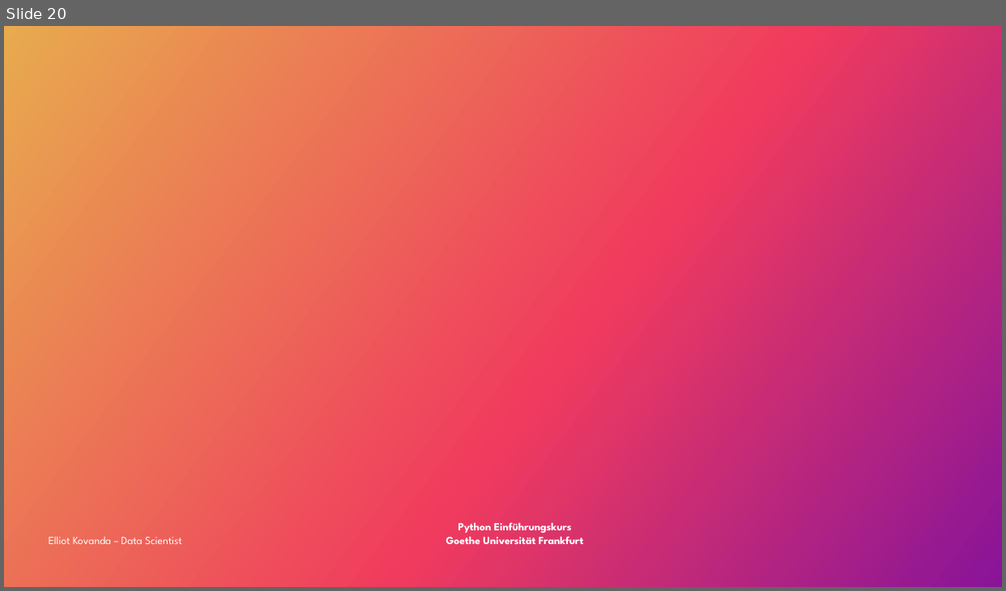
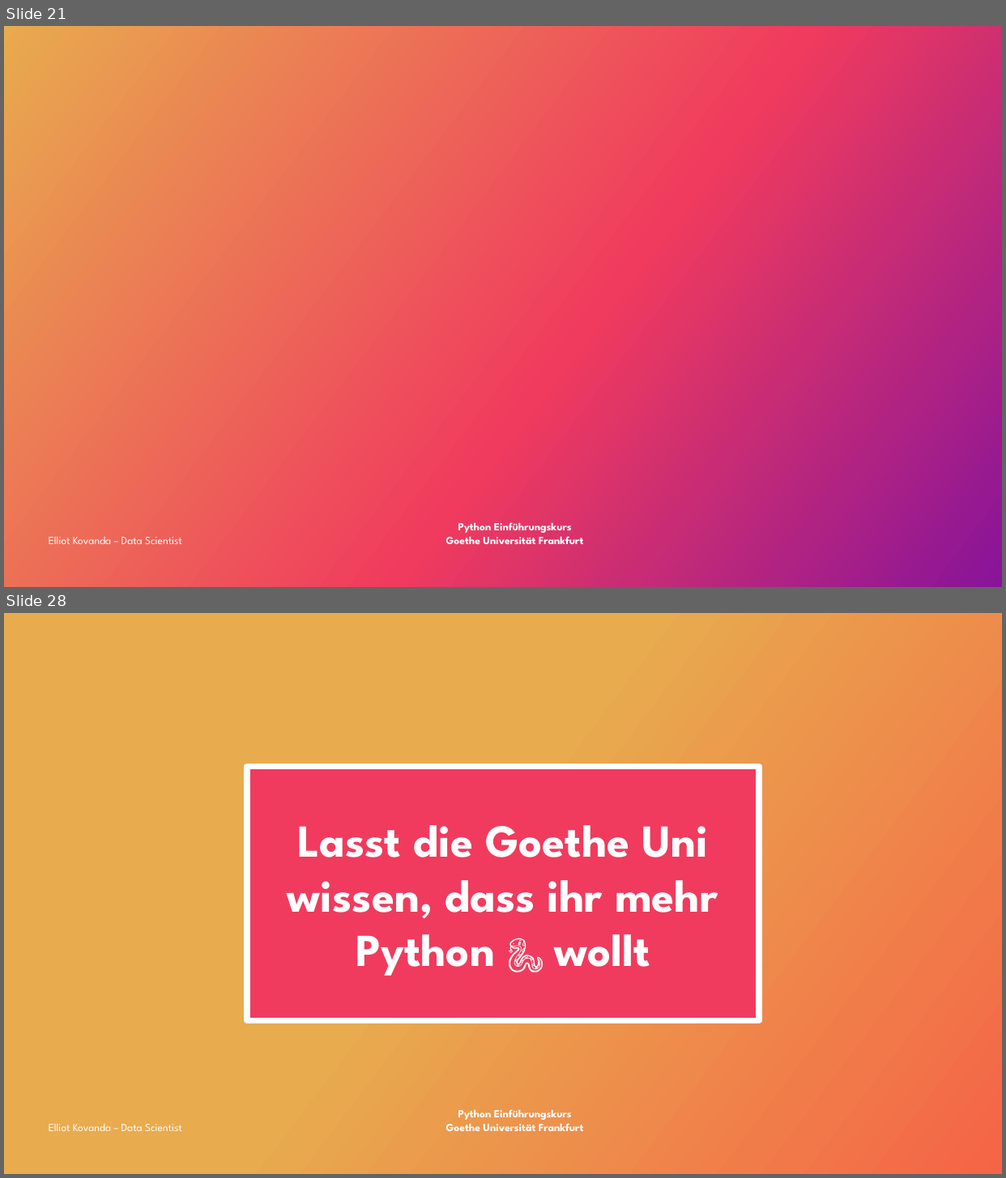
Before and after one commit to ekovanda/python_data_intro, a slide deck: Python_Datenanalyse.pptx. Shown one above the other, each under a label of ours: slide 20 before the commit, slides 21 and 28 after it; the slides between them are not shown. The pictures are 1006x591 and 1006x1178 pixels, drawn with LibreOffice and Linux fonts; fonts in the diff are those of the drawing; background and template pictures are left out. Boxes give left, top, right and bottom in pixels: in the first picture for what was removed or moved away, otherwise in the second. Text is boxed around its words. In the diff, an @@ line names an element or a change of style, - is before the commit and + after.

```diff
--- a/Python_Datenanalyse.pptx
+++ b/Python_Datenanalyse.pptx
@@ slide 28 added at (4,613,1002,1174), background gradient #E8AB4E to #F56447; not listed: 1 template element that a slide beside it also shows @@
@@ rectangle added at (247,766,760,1021), fill #F03B5E, outline #FFFFFF 6 pt, 44 pt, text #FFFFFF, bold @@
+Lasst die Goethe Uni wissen, dass ihr mehr Python 🐍 wollt
@@ text added at (49,1124,182,1131), 10.5 pt, text #FFFFFF @@
+Elliot Kovanda – Data Scientist
@@ what was slide 20 is now slide 21 @@
```
Also in this commit, not shown: 5 slides changed, 7 other slides added, 7 other files.
